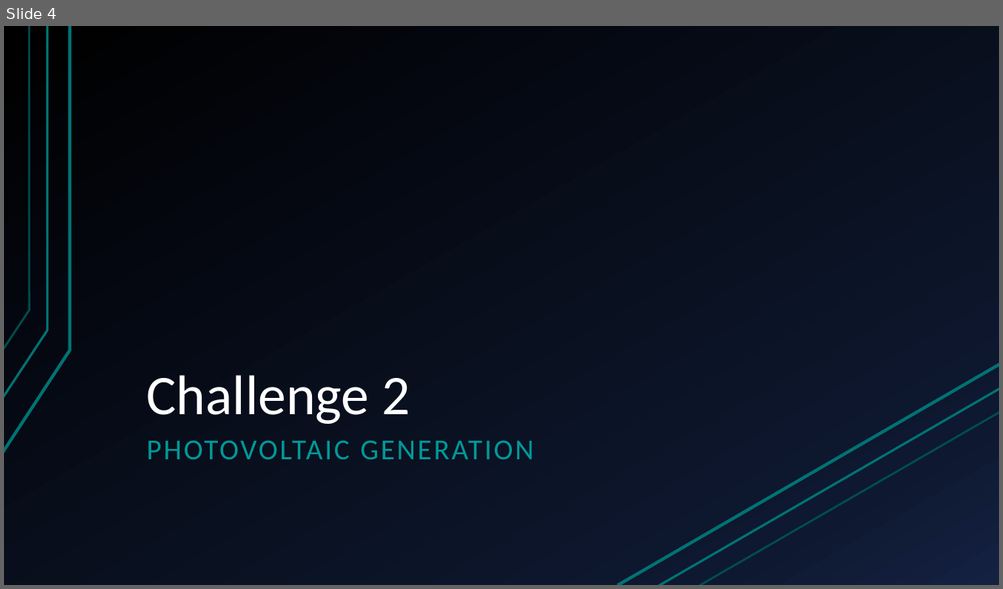
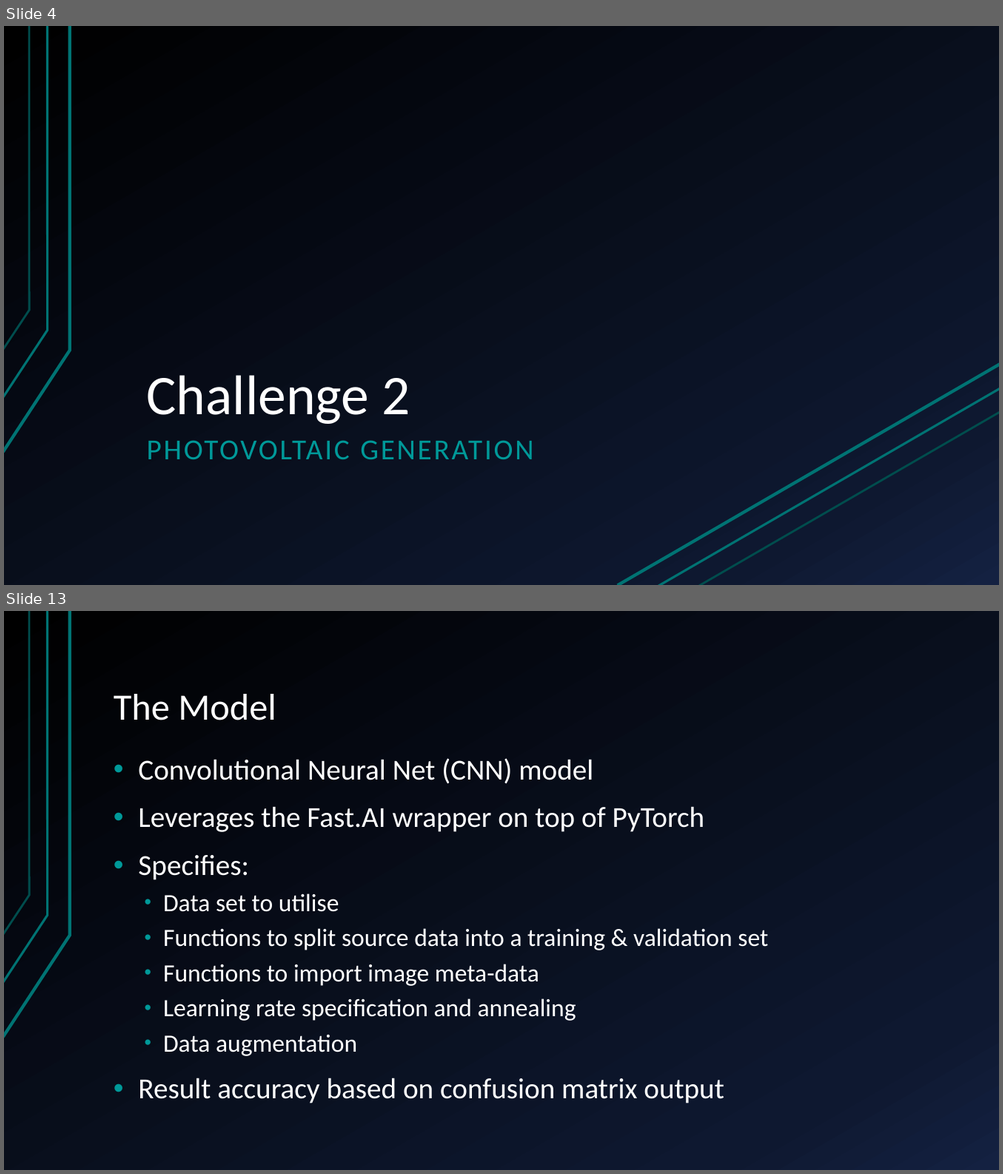
Before and after one commit to sofiary/teamunicornn, a slide deck: Western Power Hack-a-Gig Presentation.pptx. Shown one above the other, each under a label of ours: slide 4 before the commit, slides 4 and 13 after it; the slides between them are not shown. The pictures are 1003x589 and 1003x1174 pixels, drawn with LibreOffice and Linux fonts; fonts in the diff are those of the drawing. Boxes give left, top, right and bottom in pixels: in the first picture for what was removed or moved away, otherwise in the second. Text is boxed around its words. In the diff, an @@ line names an element or a change of style, - is before the commit and + after.

```diff
--- a/Western Power Hack-a-Gig Presentation.pptx
+++ b/Western Power Hack-a-Gig Presentation.pptx
@@ slide 13 added at (4,611,999,1170), background gradient #000000 to #0F1931 to #142242; not listed: 3 template elements that a slide beside it also shows @@
@@ title added at (114,694,276,721), 36 pt, text #FFFFFF @@
+The Model
@@ text added at (138,758,768,1104), 24 pt, text #FFFFFF @@
+• Convolutional Neural Net (CNN) model
+• Leverages the Fast.AI wrapper on top of PyTorch
+• Specifies:
+  • Data set to utilise
+  • Functions to split source data into a training & validation set
+  • Functions to import image meta-data
+  • Learning rate specification and annealing
+  • Data augmentation
+• Result accuracy based on confusion matrix output
```
Also in this commit, not shown: 1 slide changed, 8 other slides added, 1 slide removed, 1 other file.
